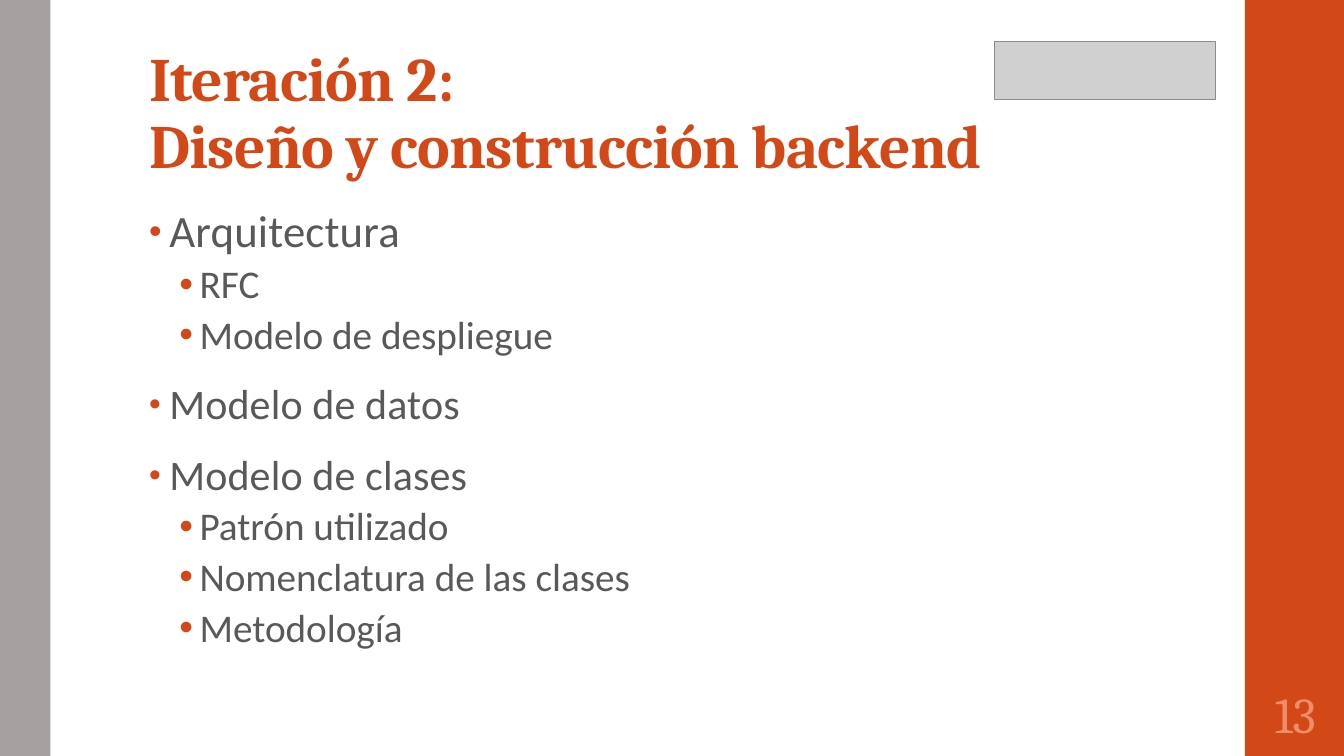
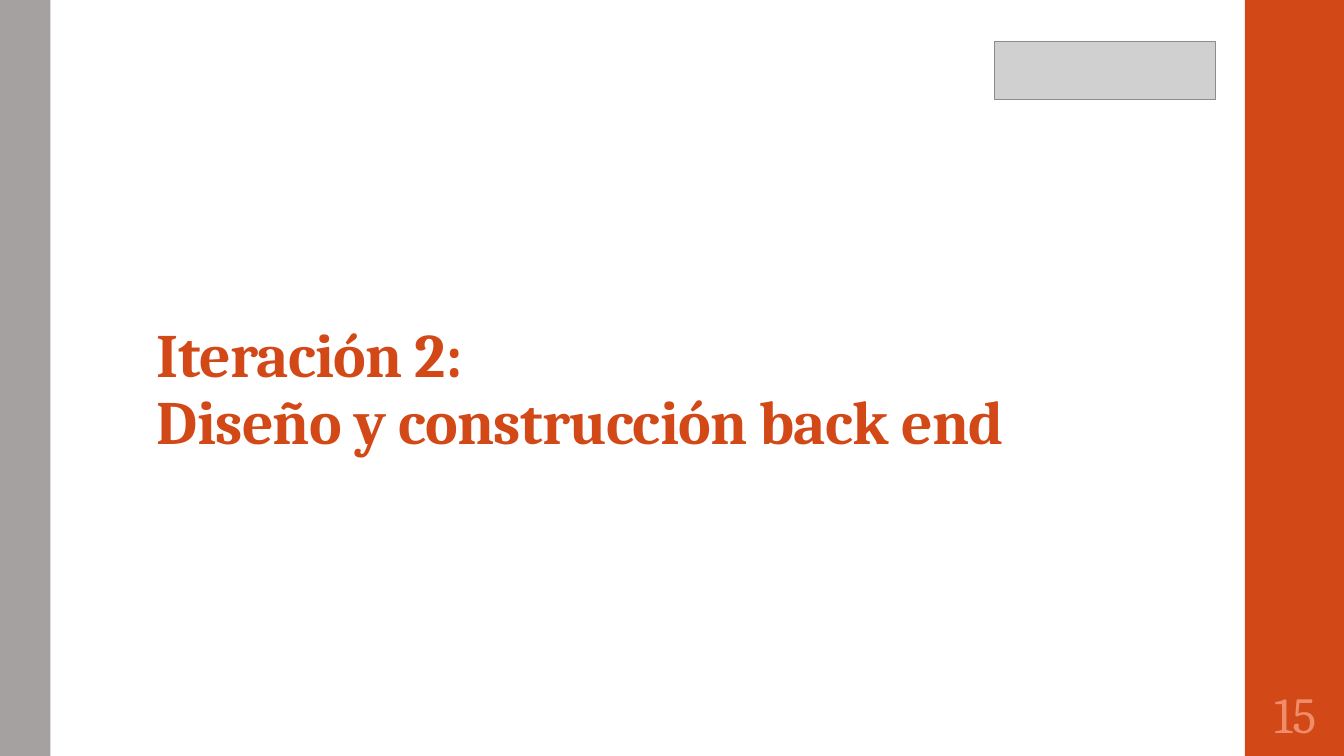
Before and after one commit to portafolio2016/hipocrates, a slide deck: slide 16 of presentación segunda iteración.pptx (slide 14 before the commit). Drawn at 1344x756 pixels with LibreOffice and Linux fonts; fonts in the diff are those of the drawing; grey boxes stand for pictures. Boxes give left, top, right and bottom in pixels: in the first picture for what was removed or moved away, otherwise in the second. Text is boxed around its words. In the diff, an @@ line names an element or a change of style, - is before the commit and + after.

```diff
--- a/presentación segunda iteración.pptx
+++ b/presentación segunda iteración.pptx
@@ text removed at [169, 216, 630, 649] @@
-• Arquitectura
-  • RFC
-  • Modelo de despliegue
-• Modelo de datos
-• Modelo de clases
-  • Patrón utilizado
-  • Nomenclatura de las clases
-  • Metodología
@@ title at [157, 333, 1004, 458]: spaces changed @@
-Iteración 2:
-Diseño y construcción backend
+Iteración 2:
+Diseño y construcción back end
@@ page number at [1274, 699, 1316, 733]: text changed @@
-13
+15
```
Also in this commit, not shown: 9 other slides changed, 2 slides added, 1 slide removed, 1 other file.
